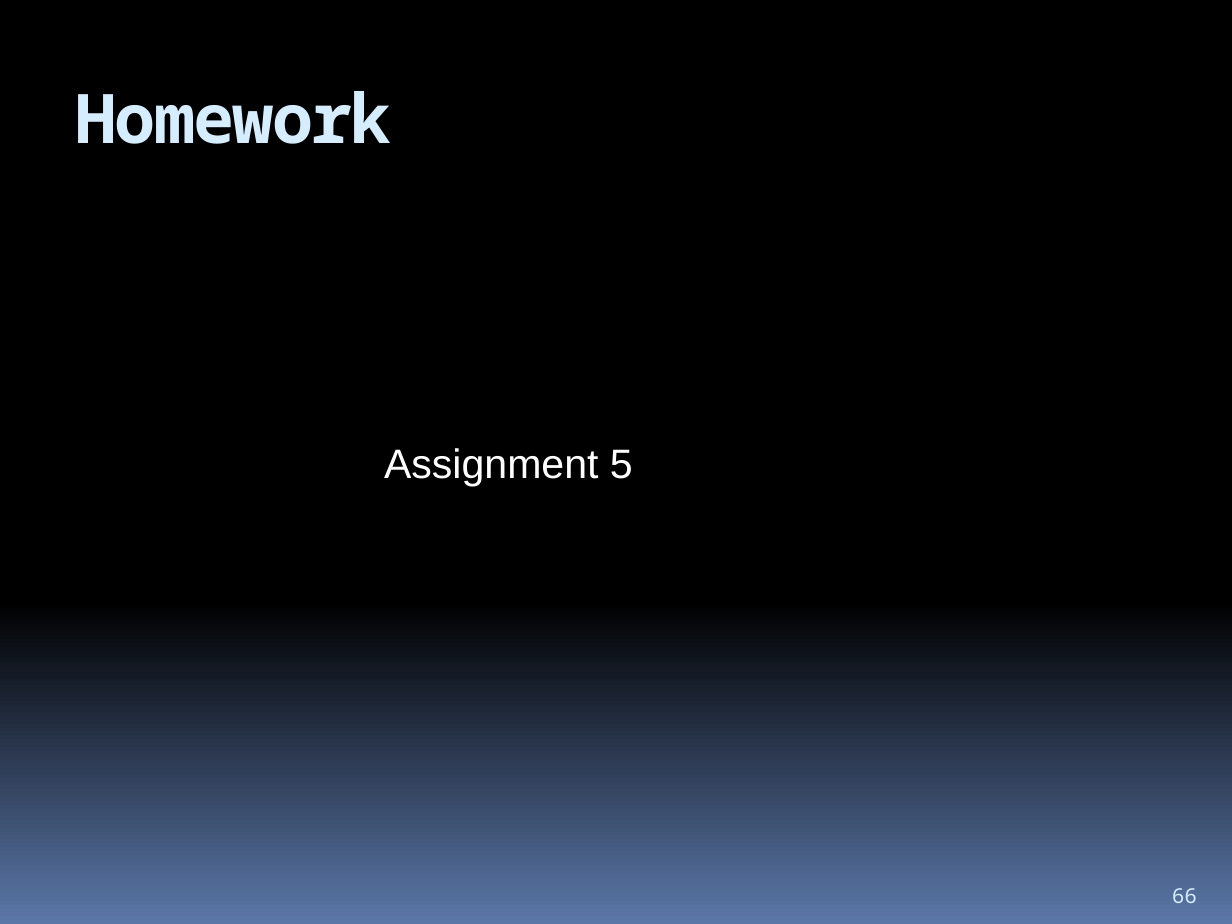
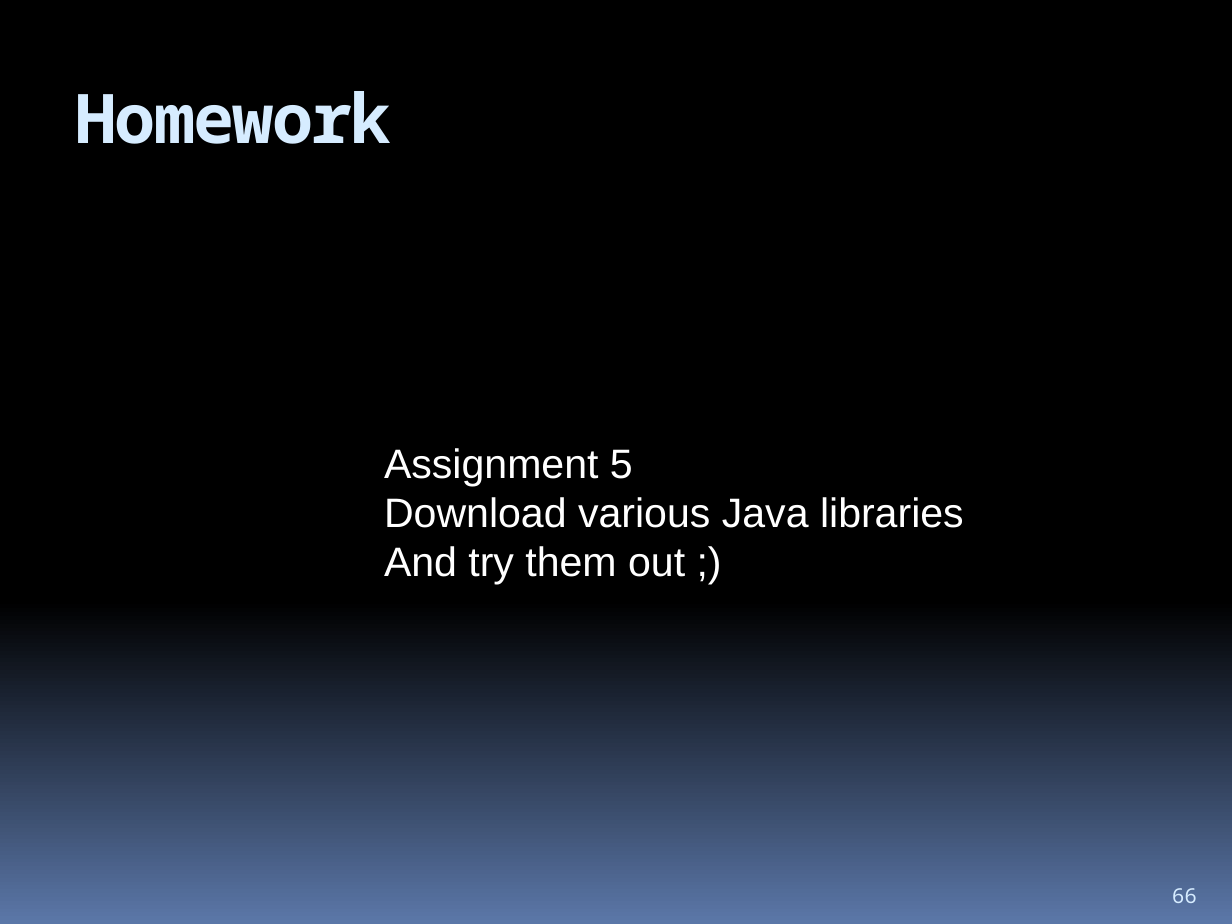
Before and after one commit to hchan/comp2613, a slide deck: slide 66 of coursePresentation.pptx. Drawn at 1232x924 pixels with LibreOffice and Linux fonts; fonts in the diff are those of the drawing. Boxes give left, top, right and bottom in pixels: in the first picture for what was removed or moved away, otherwise in the second. Text is boxed around its words. In the diff, an @@ line names an element or a change of style, - is before the commit and + after.

```diff
--- a/coursePresentation.pptx
+++ b/coursePresentation.pptx
@@ text at box(384, 497, 964, 584): paragraphs added @@
+Download various Java libraries
+And try them out ;)
```
Also in this commit, not shown: 1 other slide changed, 7 other files.
